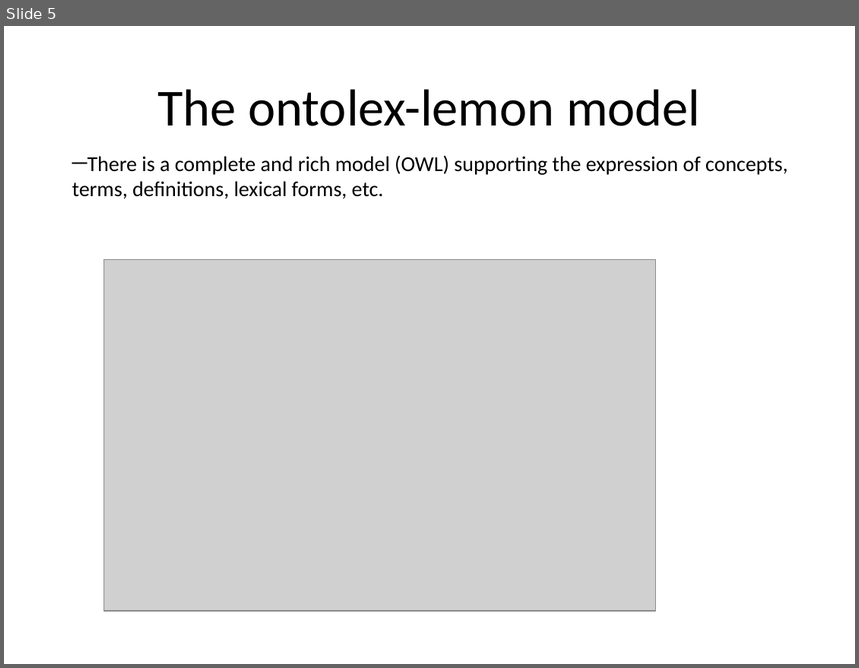
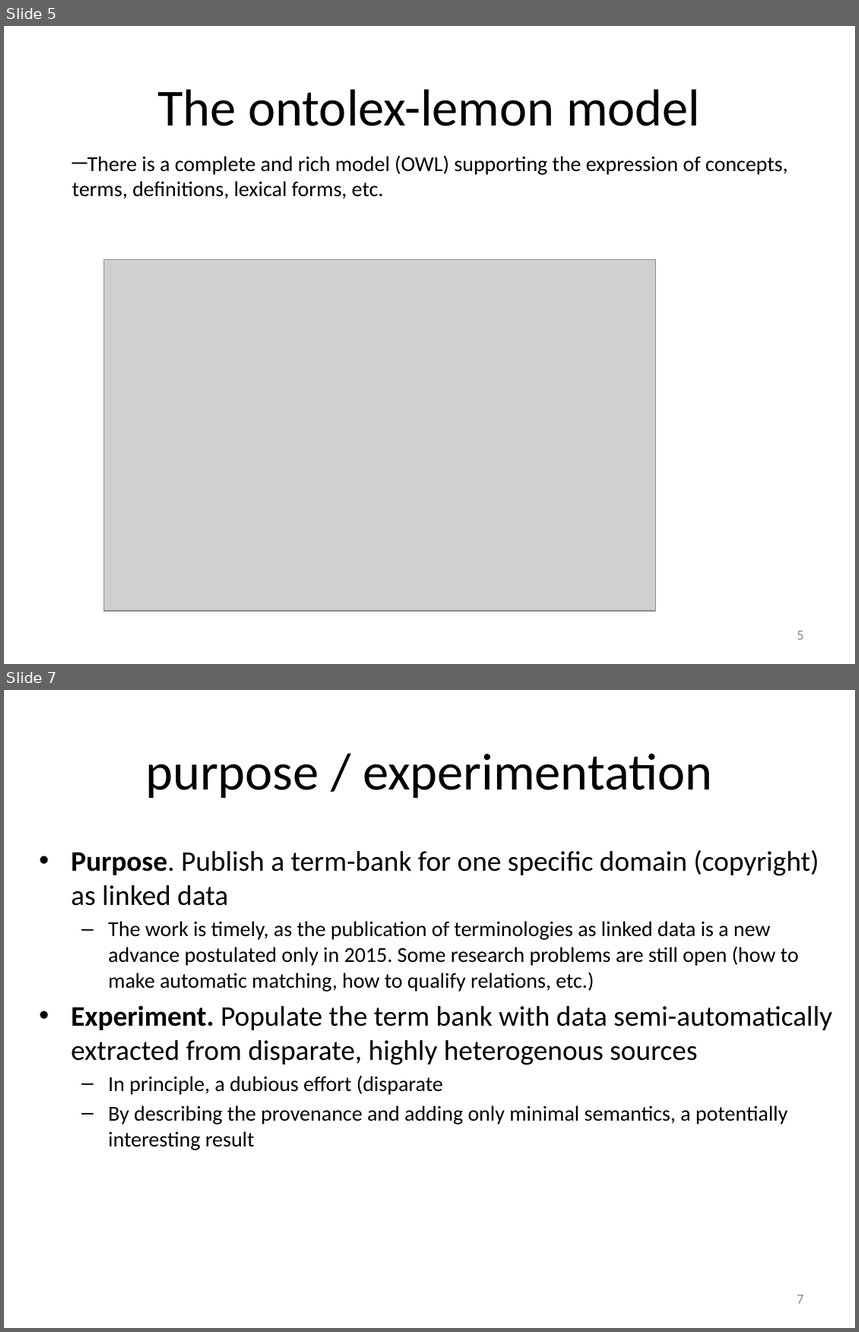
Before and after one commit to liderproject/tbx2rdfservice, a slide deck: slides.pptx. Shown one above the other, each under a label of ours: slide 5 before the commit, slides 5 and 7 after it; the slides between them are not shown. The pictures are 859x668 and 859x1332 pixels, drawn with LibreOffice and Linux fonts; fonts in the diff are those of the drawing; grey boxes stand for pictures. Boxes give left, top, right and bottom in pixels: in the first picture for what was removed or moved away, otherwise in the second. Text is boxed around its words. In the diff, an @@ line names an element or a change of style, - is before the commit and + after.

```diff
--- a/slides.pptx
+++ b/slides.pptx
@@ slide 7 added at (4,690,855,1328), background #FFFFFF @@
@@ title added at (145,753,712,798), 44 pt, text #000000 @@
+purpose / experimentation
@@ text added at (71,850,832,1151), 18 pt, text #000000 @@
+• Purpose. Publish a term-bank for one specific domain (copyright) as linked data
+  – The work is timely, as the publication of terminologies as linked data is a new advance postulated only in 2015. Some research problems are still open (how to make automatic matching, how to qualify relations, etc.)
+• Experiment. Populate the term bank with data semi-automatically extracted from disparate, highly heterogenous sources
+  – In principle, a dubious effort (disparate
+  – By describing the provenance and adding only minimal semantics, a potentially interesting result
@@ page number added at (797,1295,804,1304), 12 pt, text #8C8C8C @@
+7
@@ slide 5 changed as well @@
@@ page number added at (797,631,804,640), 12 pt, text #8C8C8C @@
+5
```
Also in this commit, not shown: 5 other slides changed, 23 other slides added, 2 slides removed, 3 other files.
